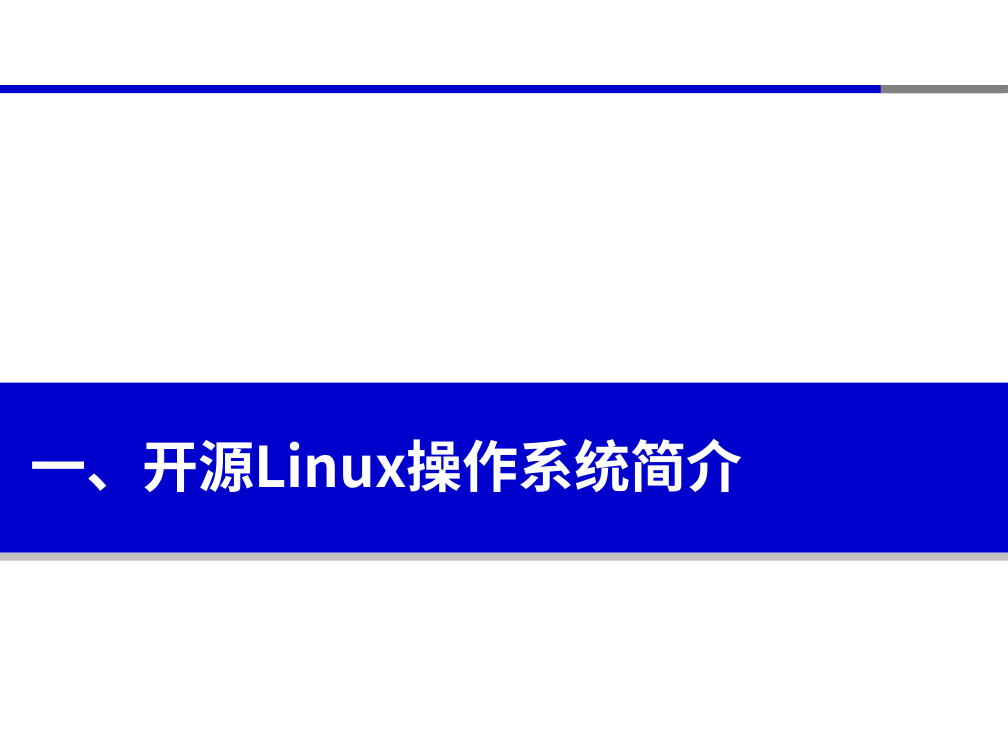
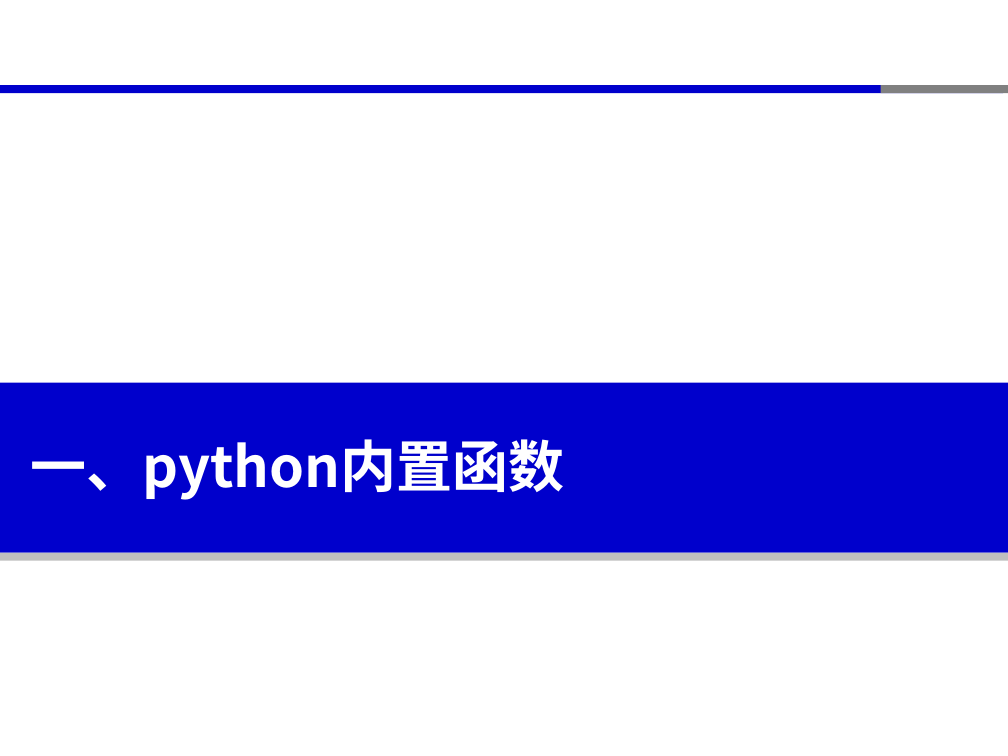
Before and after one commit to xinluo2018/spatial-data-course, a slide deck: slide 3 of 第二章-Python程序设计基础-8学时/第3节-python库调用-2课时.pptx. Drawn at 1008x756 pixels with LibreOffice and Linux fonts; fonts in the diff are those of the drawing. Boxes give left, top, right and bottom in pixels: in the first picture for what was removed or moved away, otherwise in the second. Text is boxed around its words. In the diff, an @@ line names an element or a change of style, - is before the commit and + after.

```diff
--- a/第二章-Python程序设计基础-8学时/第3节-python库调用-2课时.pptx
+++ b/第二章-Python程序设计基础-8学时/第3节-python库调用-2课时.pptx
@@ text at <box>31,439,565,500</box>: text changed @@
-一、开源Linux操作系统简介
+一、python内置函数
```
Also in this commit, not shown: 4 other slides changed, 8 slides added, 3 slides removed, 12 other files.
